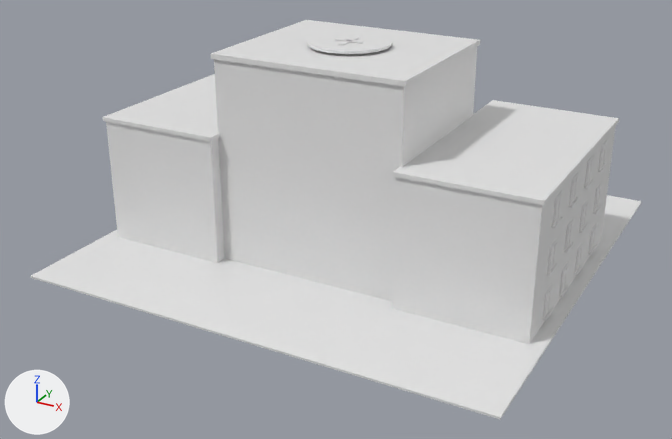
One commit to the glTF model assets/models/hospital.glb: the scene before it, then after it.
Before and after are seen from a 50 mm lens placed at (10.21, -20.01, 10.35), pointed at (-0.23, -1.05, 0.86). Every picture has the same lights, and +X, +Y and +Z are marked at lower left. The first picture is the older version. Where no turn or scale is listed for an object, it has been applied to the vertices. Vertices at exactly the same position are counted once.

Objects in the first picture: 'Hospital'.
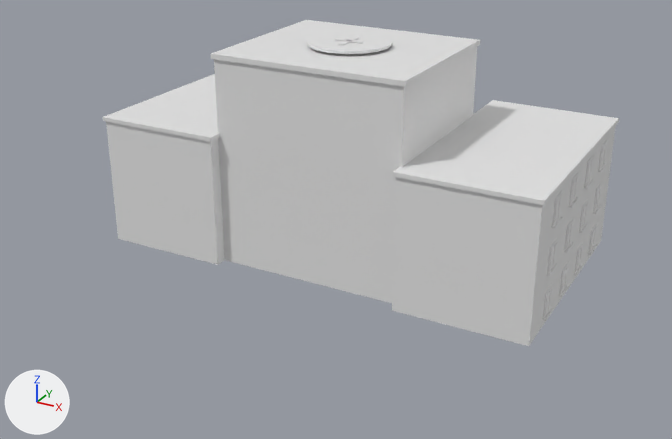
What differs and where, as boxes (x1, y1, x2, y2) in the pictures (672 x 439 px):
```json
{"object": "Hospital", "change": "reshaped", "before": [31, 20, 641, 419], "after": [103, 20, 619, 346], "on screen": "15% narrower, 18% shorter"}
{"part": 1, "of": "me_hospital", "change": "deleted", "before": [31, 195, 641, 419]}
```

Scene script edits in JSON lines:
```json
{"block": "me_hospital", "where": "# used by ob_hospital; location = (0.0, 0.0, 0.0)"}
{"op": "remove", "block": "me_hospital", "code": "me_hospital.from_pydata(...)  # 1976 vertices, 2976 faces; spans x -5.95..5.95, y -5.95..5.95, z 0.0..5.41"}
{"op": "add", "block": "me_hospital", "code": "me_hospital.from_pydata(...)  # 1968 vertices, 2964 faces; spans x -5.68..5.68, y -3.25..3.1, z 0.0..5.41"}
{"block": "me_hospital", "change": "me_hospital part 1: the loose piece of 8 vertices spanning x -5.95..5.95, y -5.95..5.95, z 0.0..0.05 is deleted"}
```
